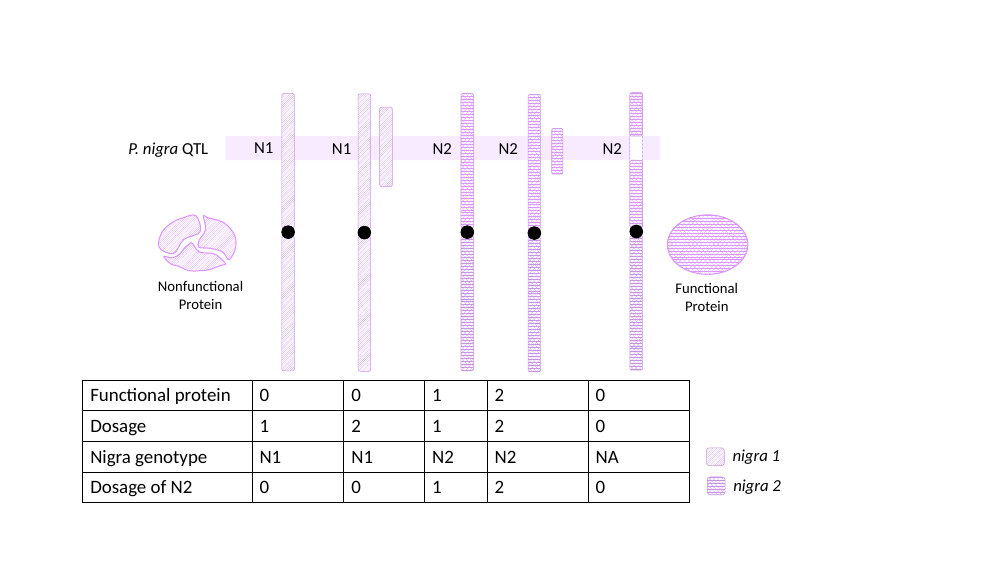
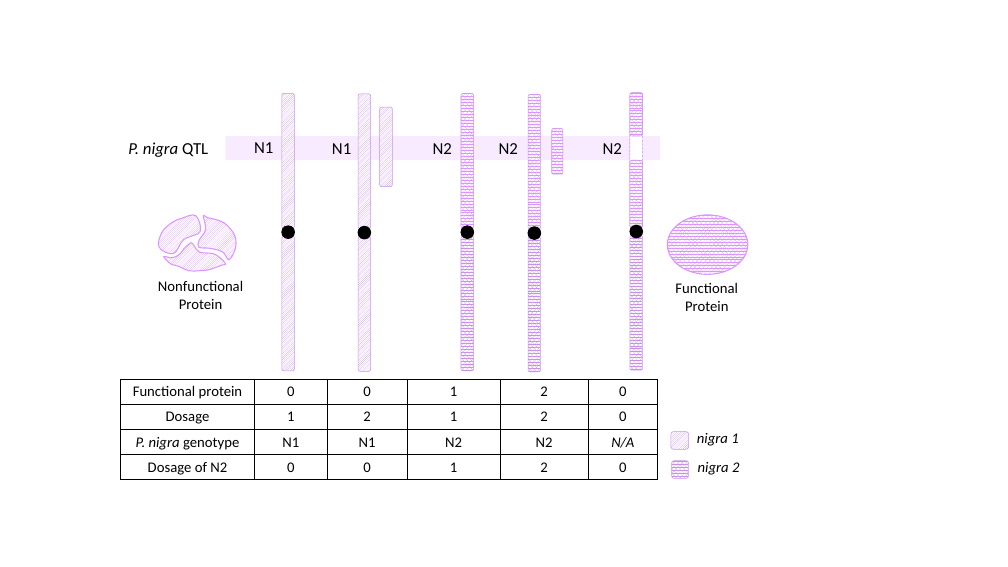
Before and after one commit to guoweier/QTL_manuscript, a slide deck: slide 9 of figures/Figures_SNPselect_phasing_20230210.pptx (slide 8 before the commit). Drawn at 1008x567 pixels with LibreOffice and Linux fonts; fonts in the diff are those of the drawing. Boxes give left, top, right and bottom in pixels: in the first picture for what was removed or moved away, otherwise in the second. Text is boxed around its words. In the diff, an @@ line names an element or a change of style, - is before the commit and + after.

```diff
--- a/figures/Figures_SNPselect_phasing_20230210.pptx
+++ b/figures/Figures_SNPselect_phasing_20230210.pptx
@@ table at <box>121,379,657,479</box> @@
-row 3, column 1: Nigra genotype
+row 3, column 1: P. nigra genotype
-row 3, column 6: NA
+row 3, column 6: N/A
@@ size 18 to 14 pt in "Functional protein", "0", "0", "1" and 18 more places @@
@@ alignment left to centre @@
@@ table: place and size @@
-table at <box>82,380,690,503</box>
+table at <box>121,379,657,479</box>
@@ rounded rectangle: place and size @@
-rounded rectangle at <box>707,448,725,466</box>
+rounded rectangle at <box>671,432,689,450</box>
@@ text "nigra 1": place and size @@
-text "nigra 1" at <box>733,449,780,464</box>
+text "nigra 1" at <box>697,433,738,446</box>
@@ text "nigra 1" at <box>697,433,738,446</box>: size 16 to 14 pt @@
@@ rounded rectangle: place and size @@
-rounded rectangle at <box>708,477,726,495</box>
+rounded rectangle at <box>671,461,689,479</box>
@@ text "nigra 2" at <box>698,462,739,475</box>: size 16 to 14 pt @@
@@ text "nigra 2": place and size @@
-text "nigra 2" at <box>733,479,780,494</box>
+text "nigra 2" at <box>698,462,739,475</box>
```
Also in this commit, not shown: 1 other slide changed, 2 slides added, 1 slide removed, 24 other files.
